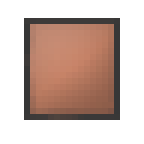
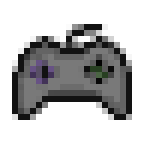
Layers edited between the first and the second 144 × 144 image:
added group "PlayerStart" with 3 layers above "Stop" over [12, 24, 132, 120]
added layer "Layer 33" in group "PlayerStart" over [30, 60, 108, 84]
added layer "Outline" (2nd of 11, in "PlayerStart") in group "PlayerStart" over [12, 24, 132, 120]
added layer "Background" (2nd of 2, in "PlayerStart") in group "PlayerStart" over [12, 42, 126, 114]
hid group "Stop" (2 layers) over [24, 18, 120, 120]
